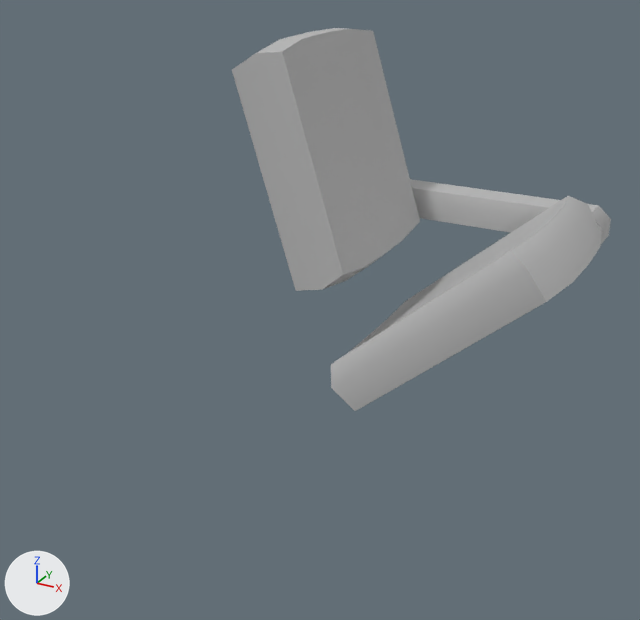
Before and after pictures for a commit that changed the FBX model Art/Models/First Class Theater/Chair/m_theater_chair_high_r.fbx.
Before and after are seen from a camera (50 mm lens) standing at (0.161, -0.217, 0.162) and looking at (0.032, 0.018, 0.044). Arrows for +X, +Y and +Z are at lower left; the lights stay in place.

The scene before the commit, as lines of its bpy script (objects in view):
```python
me_mesh = bpy.data.meshes.new('Mesh')
me_mesh.from_pydata(...)  # 96 vertices, 90 faces; spans x -5.08..5.08, y -5.55..5.55, z -3.94..3.94
me_mesh.materials.append(mat_lambert1)  # grey #bcbcbc
ob_sproj_theater_chairs_polysurface52 = bpy.data.objects.new('SPROJ_Theater_Chairs:polySurface52', me_mesh)
ob_sproj_theater_chairs_polysurface52.parent = ob_sproj_theater_chairs_group24
ob_sproj_theater_chairs_polysurface52.location = (53.79, 0.95, 97.05)
```
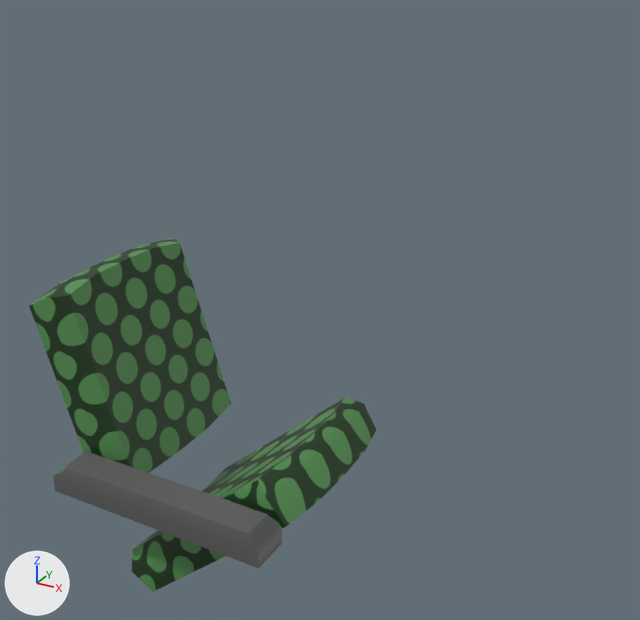
The change in detail:
Picture 'chair_001(d)_f.png' (img_chair_001_d__f_png) is new.
Material 'lambert2' (mat_lambert2) is new.
Its texture is img_chair_001_d__f_png (with its transparency).
me_mesh has 96 vertices, 90 faces and spans x -5.08..5.08, y -5.55..5.55, z -3.94..3.94.
me_mesh is used by ob_sproj_theater_chairs_polysurface52; parent ob_sproj_theater_chairs_group24; location (53.79, 0.95, 97.05).
me_mesh no longer uses material mat_lambert1 (grey #bcbcbc).
me_mesh part 1: texture (UV) coordinates of 90 of 90 faces, centred in x -4.59..4.76, y -5.18..5.52, z -3.88..3.94, changed; they spanned u 0.0..0.81, v 0.0..1.0 and now span u 0.0..0.85, v 0.0..1.0.
me_mesh now uses material mat_lambert2 (picture img_chair_001_d__f_png).
In object 'SPROJ_Theater_Chairs:polySurface52' (ob_sproj_theater_chairs_polysurface52), parent goes from ob_sproj_theater_chairs_group24 to ob_sproj_theater_chairs1_group3.
Object 'SPROJ_Theater_Chairs:polySurface52' (ob_sproj_theater_chairs_polysurface52) moves from (53.79, 0.95, 97.05) to (25.69, -6.587, -0.512).
Object 'SPROJ_Theater_Chairs:polySurface52' (ob_sproj_theater_chairs_polysurface52) turns from (0, 0, 0) to (0, 16, 0) degrees about x, y and z.
Object 'SPROJ_Theater_Chairs1:group3' (ob_sproj_theater_chairs1_group3) is new.
Its parent is ob_sproj_theater_chairs1_group16.
Its location is (53.27, 0.0, 11.08).
Its rotation in degrees is (0, -16, 0).
Object 'SPROJ_Theater_Chairs1:group16' (ob_sproj_theater_chairs1_group16) is new.
Its location is (-0.781, 0.168, 0.0659).
Its rotation in degrees is (90, 0, 0).
Its scale is (0.01, 0.01, 0.01).

Where the change shows, as pixel boxes [x1, y1, x2, y2] in the pictures (640 x 620 px):
'SPROJ_Theater_Chairs:polySurface52', recoloured, surface changed, moved, turned: before [232, 28, 611, 411]; after [29, 238, 376, 592]
